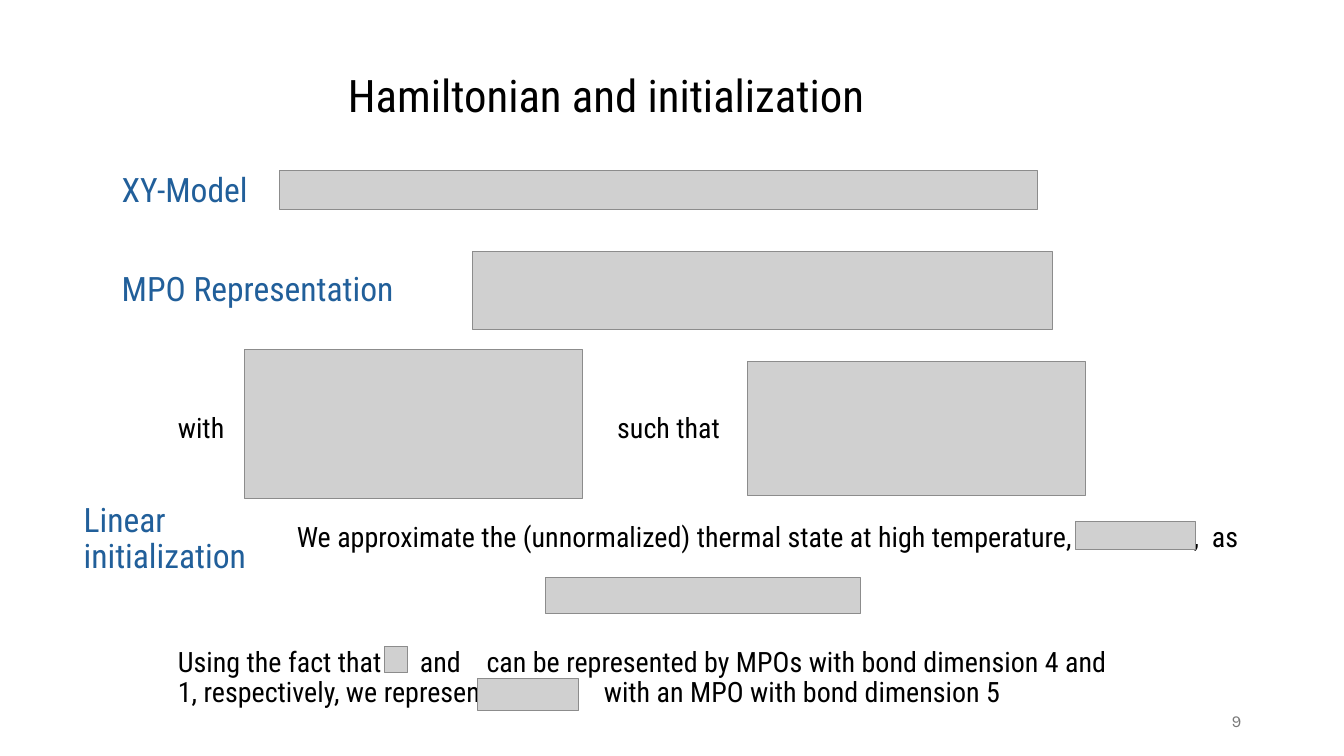
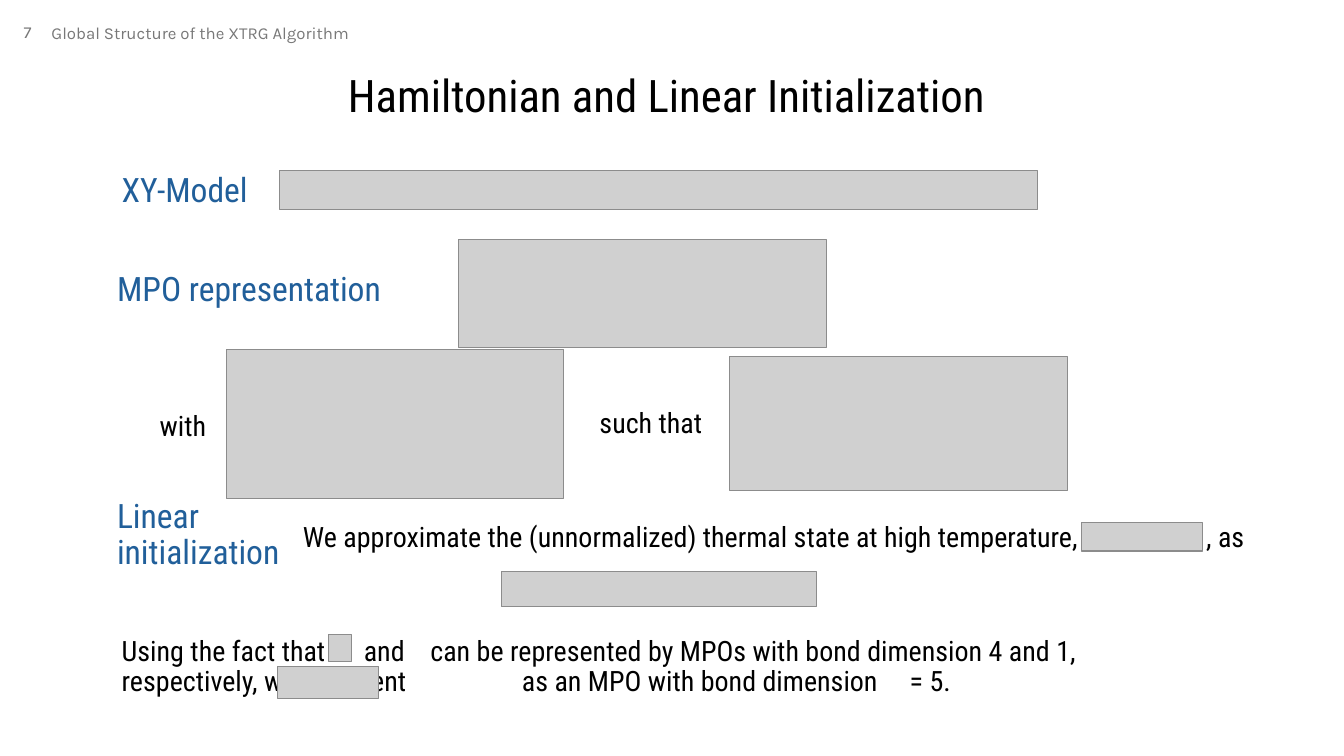
Before and after one commit to MrHighsenberg/XTRG-Algorithm, a slide deck: slide 7 of presentation/Term_Project_XTRG_Presentation.pptx (slide 9 before the commit). Drawn at 1344x756 pixels with LibreOffice and Linux fonts; fonts in the diff are those of the drawing; grey boxes stand for pictures; background and template pictures are left out. Boxes give left, top, right and bottom in pixels: in the first picture for what was removed or moved away, otherwise in the second. Text is boxed around its words. In the diff, an @@ line names an element or a change of style, - is before the commit and + after.

```diff
--- a/presentation/Term_Project_XTRG_Presentation.pptx
+++ b/presentation/Term_Project_XTRG_Presentation.pptx
@@ page number added at (x1=24, y1=27, x2=32, y2=38), 12 pt, text #797979 @@
+7
@@ text added at (x1=51, y1=27, x2=349, y2=43), 12 pt, text #797979 @@
+Global Structure of the XTRG Algorithm
@@ text at (x1=348, y1=78, x2=984, y2=113): text changed @@
-Hamiltonian and initialization
+Hamiltonian and Linear Initialization
@@ picture added at (x1=459, y1=239, x2=827, y2=347) @@
@@ picture removed at (x1=473, y1=252, x2=1053, y2=330) @@
@@ text at (x1=117, y1=277, x2=381, y2=308): text changed @@
-MPO Representation
+MPO representation
@@ picture moved from (x1=245, y1=349, x2=583, y2=498) to (x1=227, y1=349, x2=565, y2=498) @@
@@ picture moved from (x1=748, y1=362, x2=1086, y2=496) to (x1=730, y1=357, x2=1068, y2=491) @@
@@ text "with" moved from (x1=178, y1=417, x2=224, y2=439) to (x1=160, y1=415, x2=206, y2=437) @@
@@ text "such that" moved from (x1=617, y1=417, x2=719, y2=439) to (x1=599, y1=412, x2=702, y2=434) @@
@@ text "Linear initialization" moved from (x1=84, y1=508, x2=246, y2=569) to (x1=117, y1=504, x2=279, y2=565) @@
@@ text "We approximate the (unnormalized) thermal ..." moved from (x1=297, y1=524, x2=1238, y2=553) to (x1=303, y1=525, x2=1244, y2=553) @@
@@ picture moved from (x1=1076, y1=521, x2=1196, y2=549) to (x1=1082, y1=523, x2=1202, y2=552) @@
@@ picture moved from (x1=545, y1=578, x2=861, y2=613) to (x1=501, y1=572, x2=817, y2=607) @@
@@ text at (x1=122, y1=639, x2=1075, y2=698): text changed @@
-Using the fact that and can be represented by MPOs with bond dimension 4 and 1, respectively, we represent with an MPO with bond dimension 5
+Using the fact that and can be represented by MPOs with bond dimension 4 and 1, respectively, we represent as an MPO with bond dimension = 5.
@@ picture moved from (x1=384, y1=646, x2=407, y2=673) to (x1=328, y1=635, x2=351, y2=661) @@
@@ picture moved from (x1=478, y1=679, x2=579, y2=710) to (x1=277, y1=666, x2=378, y2=698) @@
@@ page number removed at (x1=1232, y1=716, x2=1242, y2=727) @@
-9
```
Also in this commit, not shown: 12 other slides changed, 1 slide added, 3 slides removed, 11 other files.
